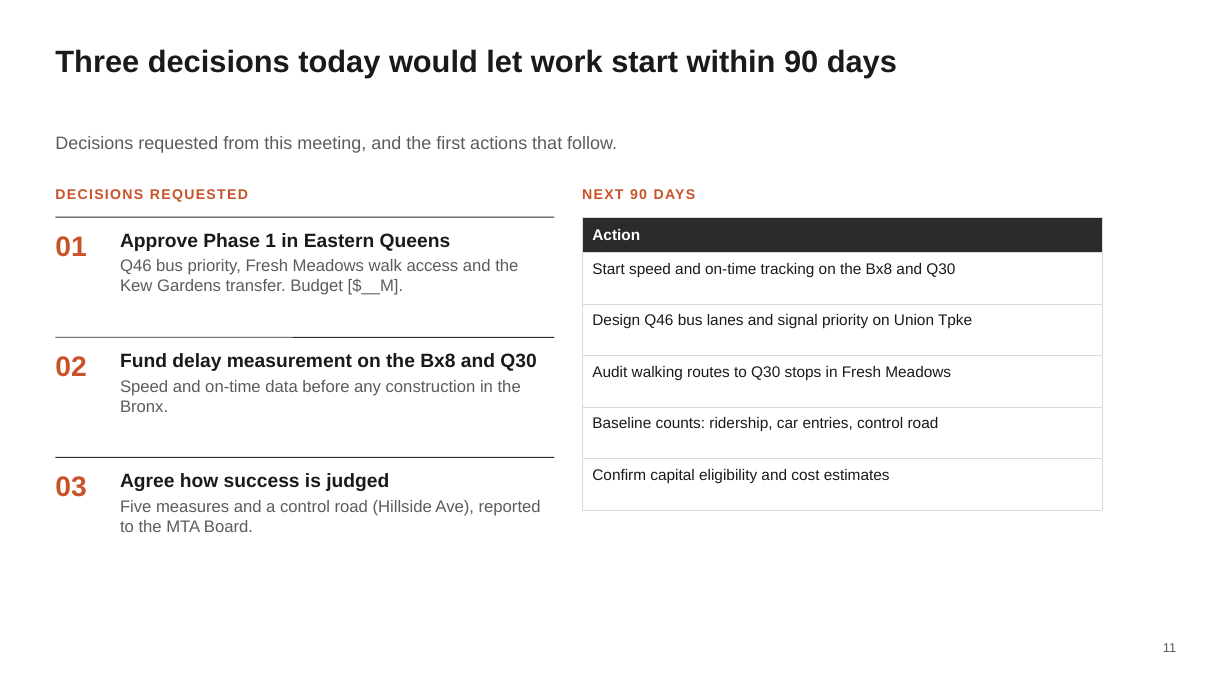
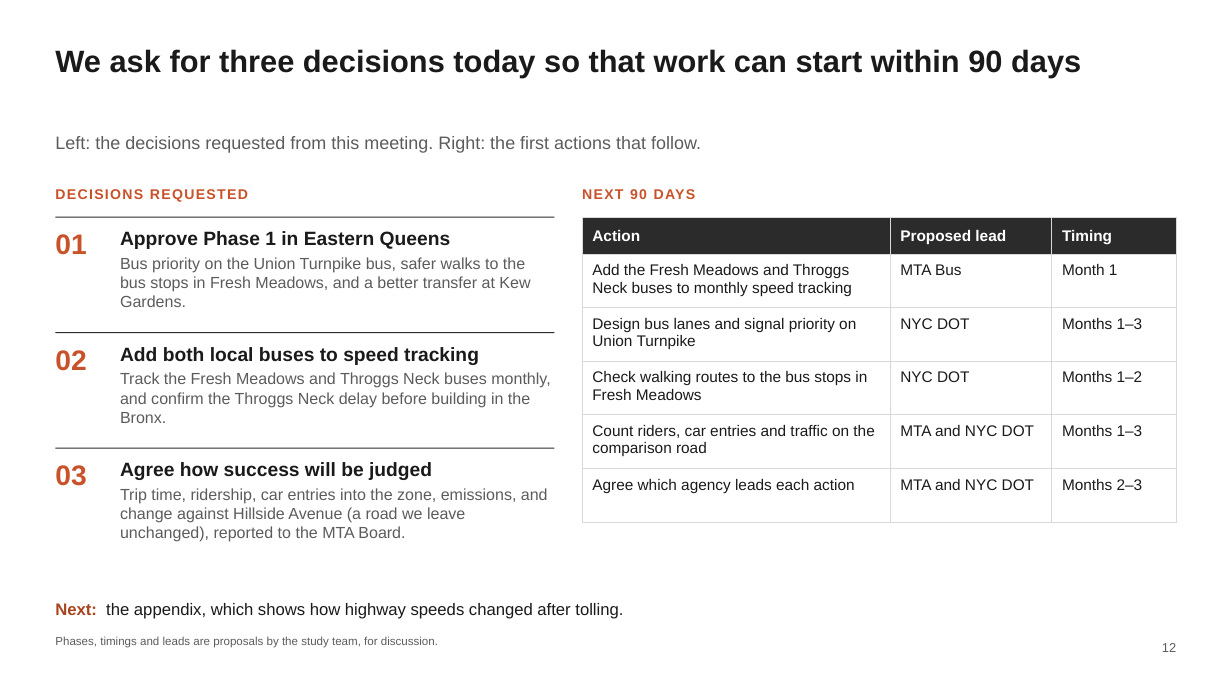
Before and after one commit to saka07/nyc-mobility-atlas, a slide deck: slide 12 of NYC_Mobility_Strategy.pptx (slide 11 before the commit). Drawn at 1232x693 pixels with LibreOffice and Linux fonts; fonts in the diff are those of the drawing. Boxes give left, top, right and bottom in pixels: in the first picture for what was removed or moved away, otherwise in the second. Text is boxed around its words. In the diff, an @@ line names an element or a change of style, - is before the commit and + after.

Commit message:
Match deck v5: simpler story, bus data, click to clear

```diff
--- a/NYC_Mobility_Strategy.pptx
+++ b/NYC_Mobility_Strategy.pptx
@@ title at bbox=[55, 49, 1081, 78]: text changed @@
-Three decisions today would let work start within 90 days
+We ask for three decisions today so that work can start within 90 days
@@ text at bbox=[55, 136, 701, 153]: text changed @@
-Decisions requested from this meeting, and the first actions that follow.
+Left: the decisions requested from this meeting. Right: the first actions that follow.
@@ table removed at bbox=[582, 217, 1103, 510], 6 rows, 1 columns @@
-Action
-Start speed and on-time tracking on the Bx8 and Q30
-Design Q46 bus lanes and signal priority on Union Tpke
-Audit walking routes to Q30 stops in Fresh Meadows
-Baseline counts: ridership, car entries, control road
-Confirm capital eligibility and cost estimates
@@ table added at bbox=[582, 217, 1177, 497], 6 rows, 3 columns @@
+Action | Proposed lead | Timing
+Add the Fresh Meadows and Throggs Neck buses to monthly speed tracking | MTA Bus | Month 1
+Design bus lanes and signal priority on Union Turnpike | NYC DOT | Months 1–3
+Check walking routes to the bus stops in Fresh Meadows | NYC DOT | Months 1–2
+Count riders, car entries and traffic on the comparison road | MTA and NYC DOT | Months 1–3
+Agree which agency leads each action | MTA and NYC DOT | Months 2–3
@@ text at bbox=[120, 257, 530, 307]: text changed; size 13 to 12.5 pt @@
-Q46 bus priority, Fresh Meadows walk access and the Kew Gardens transfer. Budget [$__M].
+Bus priority on the Union Turnpike bus, safer walks to the bus stops in Fresh Meadows, and a better transfer at Kew Gardens.
@@ text "02": place and size @@
-text "02" at bbox=[55, 356, 86, 377]
+text "02" at bbox=[55, 350, 86, 371]
@@ line moved from (55, 337) - (555, 337) to (55, 333) - (555, 333) @@
@@ text at bbox=[120, 347, 550, 423]: text changed; size 13 to 12.5 pt @@
-Fund delay measurement on the Bx8 and Q30
-Speed and on-time data before any construction in the Bronx.
+Add both local buses to speed tracking
+Track the Fresh Meadows and Throggs Neck buses monthly, and confirm the Throggs Neck delay before building in the Bronx.
@@ line moved from (55, 457) - (555, 457) to (55, 448) - (555, 448) @@
@@ text "03": place and size @@
-text "03" at bbox=[55, 476, 86, 497]
+text "03" at bbox=[55, 465, 86, 486]
@@ text at bbox=[120, 462, 548, 542]: text changed; size 13 to 12.5 pt @@
-Agree how success is judged
-Five measures and a control road (Hillside Ave), reported to the MTA Board.
+Agree how success will be judged
+Trip time, ridership, car entries into the zone, emissions, and change against Hillside Avenue (a road we leave unchanged), reported to the MTA Board.
@@ text added at bbox=[55, 603, 623, 619], 13 pt, text #1A1A1A @@
+Next: the appendix, which shows how highway speeds changed after tolling.
@@ text added at bbox=[55, 636, 438, 648], 9 pt, text #5C5C5C @@
+Phases, timings and leads are proposals by the study team, for discussion.
@@ page number at bbox=[1162, 643, 1176, 652]: text changed @@
-11
+12
```
Also in this commit, not shown: 11 other slides changed, 1 slide added, 9 other files.
